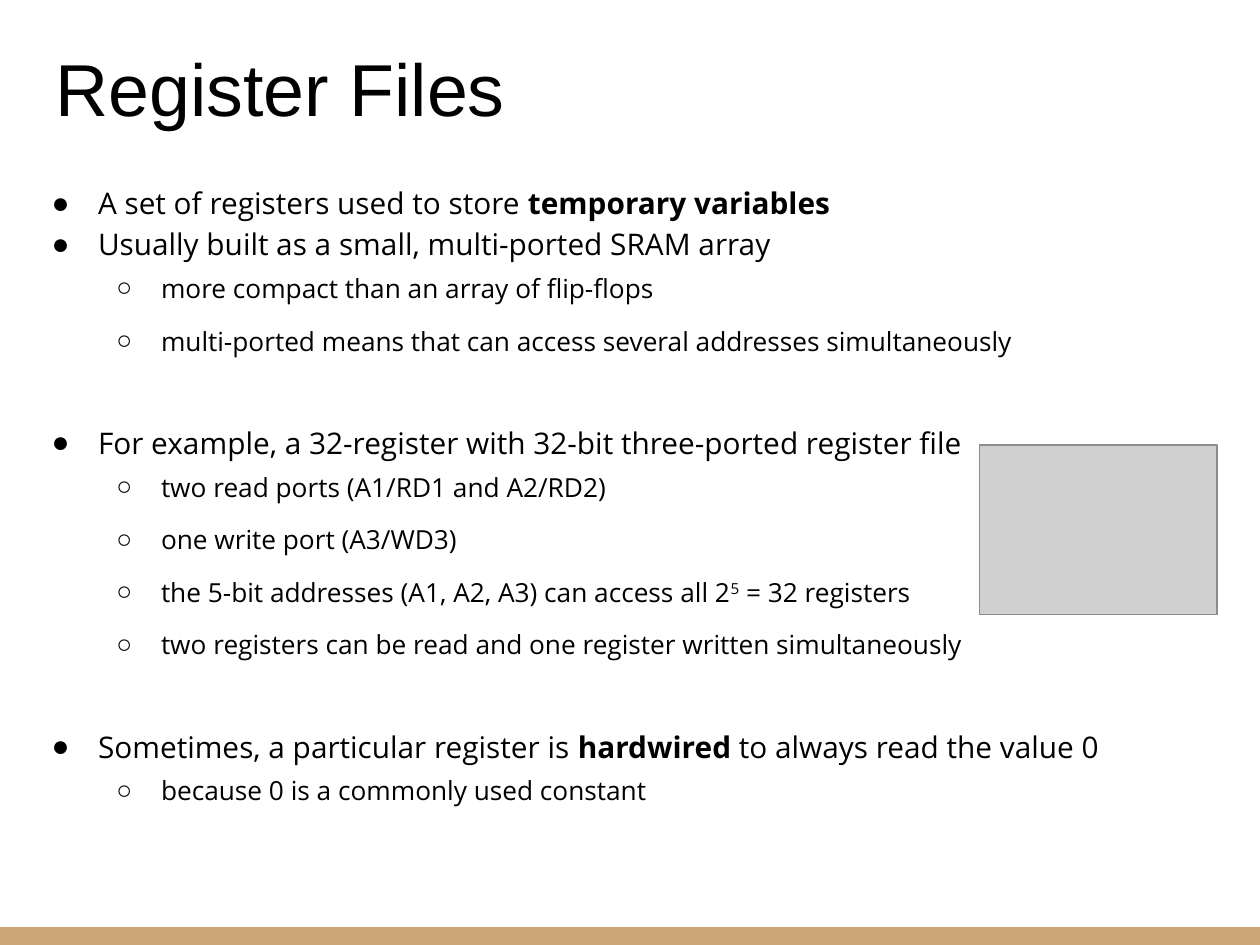
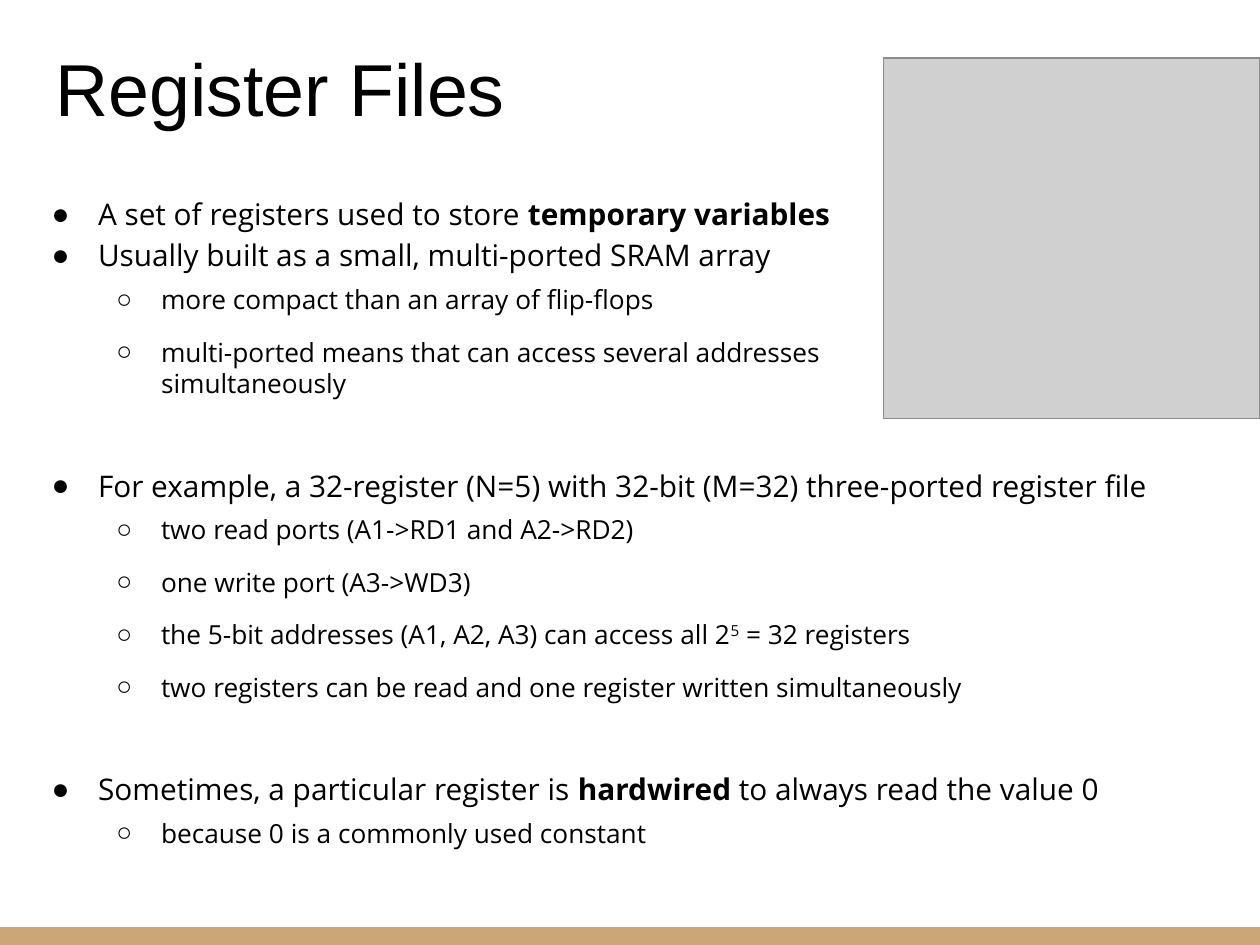
Before and after one commit to riccardoberta/esd, a slide deck: slide 17 of 10 - Sequential Building Blocks/10 - Sequential Building Blocks.pptx. Drawn at 1260x945 pixels with LibreOffice and Linux fonts; fonts in the diff are those of the drawing; grey boxes stand for pictures. Boxes give left, top, right and bottom in pixels: in the first picture for what was removed or moved away, otherwise in the second. Text is boxed around its words. In the diff, an @@ line names an element or a change of style, - is before the commit and + after.

```diff
--- a/10 - Sequential Building Blocks/10 - Sequential Building Blocks.pptx
+++ b/10 - Sequential Building Blocks/10 - Sequential Building Blocks.pptx
@@ picture added at [883, 58, 1260, 418] @@
@@ text "A set of registers used ...": place and size @@
-text "A set of registers used ..." at [98, 191, 1099, 807]
+text "A set of registers used ..." at [98, 202, 1147, 850]
@@ picture removed at [980, 445, 1217, 615] @@
@@ text at [98, 474, 1147, 599]: text changed @@
-● For example, a 32-register with 32-bit three-ported register file
-  ○ two read ports (A1/RD1 and A2/RD2)
-  ○ one write port (A3/WD3)
+● For example, a 32-register (N=5) with 32-bit (M=32) three-ported register file
+  ○ two read ports (A1->RD1 and A2->RD2)
+  ○ one write port (A3->WD3)
```
Also in this commit, not shown: 19 other slides changed, 1 slide added, 2 slides removed, 20 other files.
